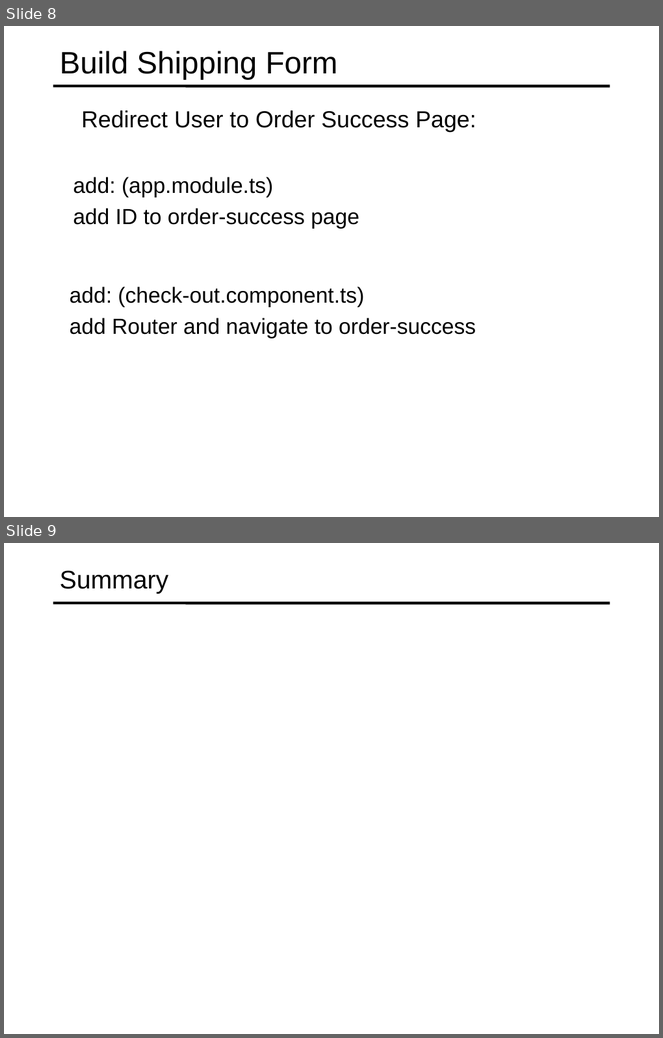
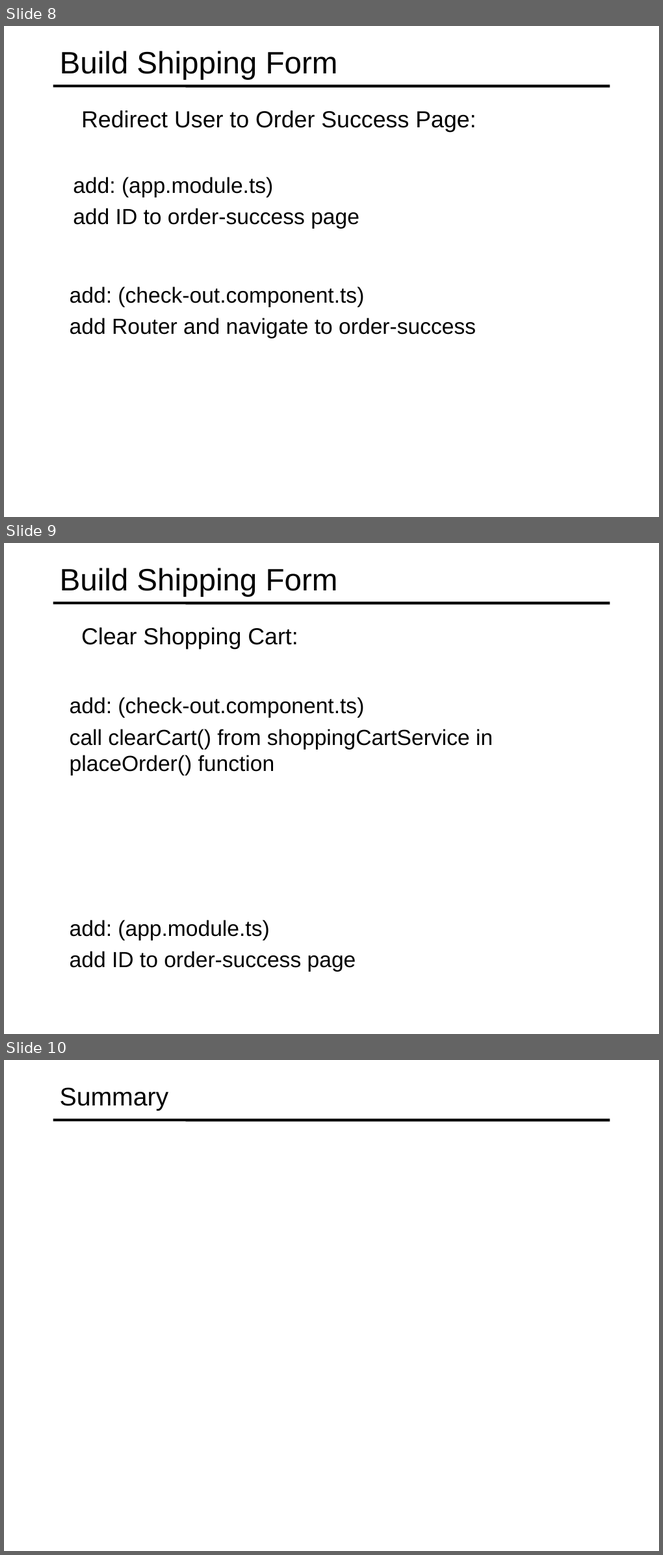
Before and after one commit to specter01wj/Jago_Link_Training, a slide deck: Angular/Angular7/Angular Advanced Course/Project/22.Project_Check Out Module/L6_Project_Check Out Module.ppt. Shown one above the other, each under a label of ours: slides 8 and 9 before the commit, slides 8, 9 and 10 after it. The pictures are 663x1038 and 663x1555 pixels, drawn with LibreOffice and Linux fonts; fonts in the diff are those of the drawing. Boxes give left, top, right and bottom in pixels: in the first picture for what was removed or moved away, otherwise in the second. Text is boxed around its words. In the diff, an @@ line names an element or a change of style, - is before the commit and + after.

Commit message:
11/04/2019 v1

```diff
--- a/Angular/Angular7/Angular Advanced Course/Project/22.Project_Check Out Module/L6_Project_Check Out Module.ppt
+++ b/Angular/Angular7/Angular Advanced Course/Project/22.Project_Check Out Module/L6_Project_Check Out Module.ppt
@@ slide 9 added at [4, 543, 659, 1034], background #FFFFFF; not listed: 1 template element that a slide beside it also shows @@
@@ title added at [60, 568, 338, 597], 34 pt, text #000000 @@
+Build Shipping Form
@@ text added at [81, 627, 298, 649], 25.5 pt, text #000000 @@
+  Clear Shopping Cart:
@@ text added at [70, 697, 493, 776], 24 pt, text #000000 @@
+  add: (check-out.component.ts)
+  call clearCart() from shoppingCartService in placeOrder() function
@@ text added at [70, 920, 356, 972], 24 pt, text #000000 @@
+  add: (app.module.ts)
+  add ID to order-success page
@@ what was slide 9 is now slide 10 @@
```
